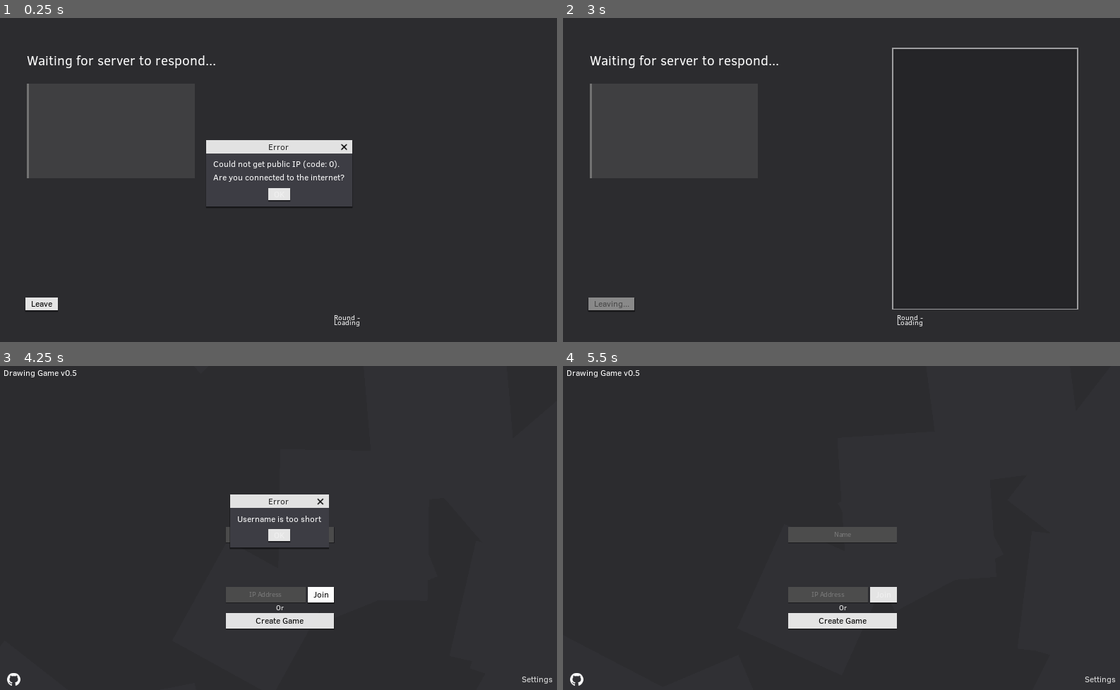
Above: before the commit, frames 1-4 (two rows, left to right).
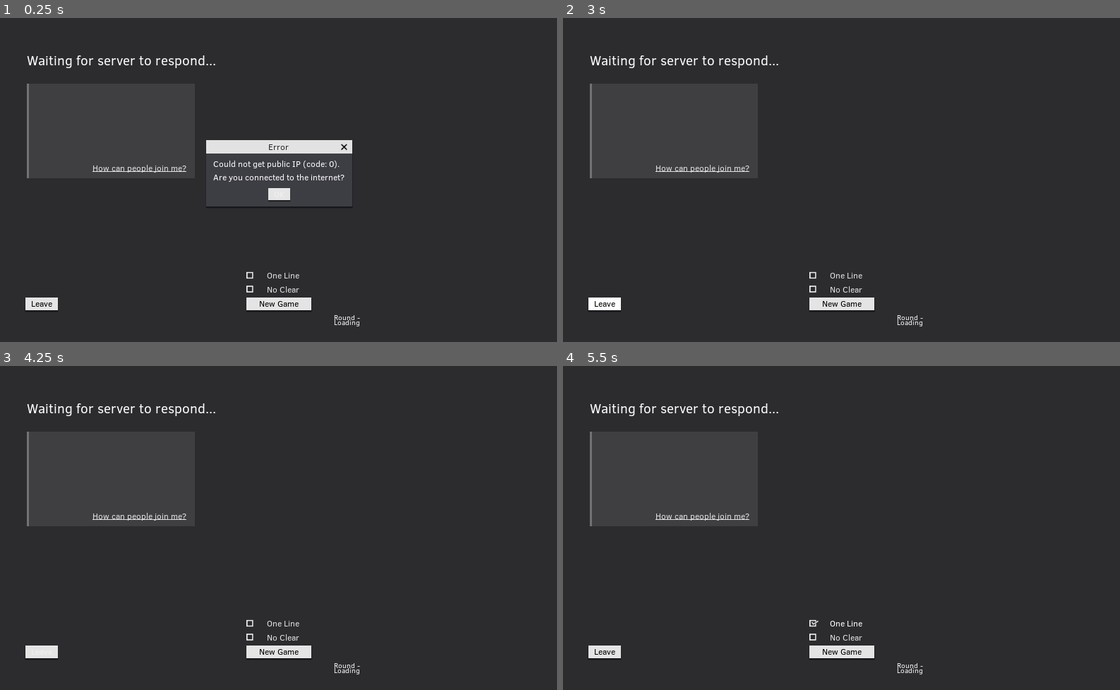
Above: after the commit, the same moments.

Repository: rednir/DrawingGame
Game: Godot game, scene res://Scenes/Game.tscn
Same seed, same stepped clock (60 frames per second), same inputs: the game is played once before the commit and once after it. This scene is started directly instead of the project's main scene. Sound files missing from this copy of the repository are replaced by a short silence.
Inputs (mouse positions are in pixels of both pictures, inside the frame that each line leads up to):
- Up to frame 1 (0.25 s): no input
- Up to frame 2 (3 s): click (841, 303) at 0.5 s, where only the run after the commit has a clickable "New Game"; click (841, 303) at 1.25 s, where only the run after the commit has a clickable "New Game"; click "OK" at 2 s; click "Leave" at 2.75 s
- Up to frame 3 (4.25 s): click (323, 596) at 3.5 s, where only the run before the commit has a clickable "Join"
- Up to frame 4 (5.5 s): click (841, 621) at 4.25 s, where only the run before the commit has a clickable "Create Game"; click (841, 534) at 5 s, where only the run before the commit has a clickable "OK"

The runs differ from the first frame. In frame 1, 0.7% of the frame differs, in the area x 16-56%, y 45-91%; in frame 2, 1.7%; in frame 3, 4.6%, in the area x 0-100%, y 1-99%; in frame 4, 4.5%.
Error in both runs: Invalid call. Nonexistent function 'connect' in base 'Nil'. (res://Scripts/Game/DrawingCanvas.gd:25)

Commit message:
add loading icon

Diff:
--- /dev/null
+++ b/Scenes/LoadingIcon.tscn
@@ -0,0 +1,79 @@
+[gd_scene load_steps=6 format=2]
+
+[ext_resource path="res://Resources/loading.png" type="Texture" id=1]
+[ext_resource path="res://Themes/generic_theme.tres" type="Theme" id=2]
+[ext_resource path="res://Styles/Panel/icon_panel.tres" type="StyleBox" id=3]
+
+[sub_resource type="Animation" id=2]
+resource_name = "out"
+length = 0.3
+tracks/0/type = "value"
+tracks/0/path = NodePath("..:rect_scale")
+tracks/0/interp = 1
+tracks/0/loop_wrap = true
+tracks/0/imported = false
+tracks/0/enabled = true
+tracks/0/keys = {
+"times": PoolRealArray( 0, 0.3 ),
+"transitions": PoolRealArray( 0.3, 1 ),
+"update": 0,
+"values": [ Vector2( 1, 1 ), Vector2( 0.6, 0.6 ) ]
+}
+tracks/1/type = "value"
+tracks/1/path = NodePath("..:modulate")
+tracks/1/interp = 1
+tracks/1/loop_wrap = true
+tracks/1/imported = false
+tracks/1/enabled = true
+tracks/1/keys = {
+"times": PoolRealArray( 0, 0.3 ),
+"transitions": PoolRealArray( 0.5, 1 ),
+"update": 0,
+"values": [ Color( 1, 1, 1, 1 ), Color( 1, 1, 1, 0 ) ]
+}
+
+[sub_resource type="Animation" id=1]
+resource_name = "rotate"
+length = 1.3
+loop = true
+tracks/0/type = "value"
+tracks/0/path = NodePath(".:rotation_degrees")
+tracks/0/interp = 1
+tracks/0/loop_wrap = true
+tracks/0/imported = false
+tracks/0/enabled = true
+tracks/0/keys = {
+"times": PoolRealArray( 0, 0.5, 0.9, 1.3 ),
+"transitions": PoolRealArray( 0.6, 0.6, 0.6, 0.6 ),
+"update": 0,
+"values": [ 0.0, 120.0, 240.0, 360.0 ]
+}
+
+[node name="LoadingRoot" type="Control"]
+margin_right = 100.0
+margin_bottom = 100.0
+theme = ExtResource( 2 )
+__meta__ = {
+"_edit_use_anchors_": false
+}
+
+[node name="AnimationPlayer" type="AnimationPlayer" parent="."]
+root_node = NodePath("../Panel/LoadingIcon")
+autoplay = "rotate"
+anims/out = SubResource( 2 )
+anims/rotate = SubResource( 1 )
+
+[node name="Panel" type="Panel" parent="."]
+margin_left = 945.0
+margin_top = 521.0
+margin_right = 991.0
+margin_bottom = 567.0
+rect_pivot_offset = Vector2( 23, 23 )
+custom_styles/panel = ExtResource( 3 )
+__meta__ = {
+"_edit_use_anchors_": false
+}
+
+[node name="LoadingIcon" type="Sprite" parent="Panel"]
+position = Vector2( 23, 23 )
+texture = ExtResource( 1 )
--- a/Scenes/MainMenu.tscn
+++ b/Scenes/MainMenu.tscn
@@ -147,9 +147,10 @@
 color = Color( 0.192157, 0.192157, 0.207843, 1 )
 
 [node name="MainButtonsContainer" type="VBoxContainer" parent="."]
-margin_left = 414.0
+modulate = Color( 1, 1, 1, 0 )
+margin_left = 614.0
 margin_top = 300.0
-margin_right = 610.0
+margin_right = 810.0
 margin_bottom = 484.0
 __meta__ = {
 "_edit_use_anchors_": false
--- a/Scripts/Game/Game.gd
+++ b/Scripts/Game/Game.gd
@@ -1,17 +1,20 @@
 extends Control
 
 
-#onready var events = $Events
+const LoadingIconScene = preload("res://Scenes/LoadingIcon.tscn")
+
+
 onready var drawing_canvas_node = $DrawingCanvas
 onready var players_list_node = $PlayersListScrollContainer/PanelContainer/PlayersList
 onready var text_round_info_node = $TextRoundInfo
 onready var text_prompt_node = $TextPrompt
-
+onready var loading_icon_instance = LoadingIconScene.instance()
 
 
 
 func _ready():
 	Events.connect("new_data", self, "on_new_data")
+	Client.client.connect("connection_established", self, "on_connected")
 	$ButtonLeave.connect("pressed", self, "on_button_leave_pressed")
 
 	$DrawingCanvas/ContainerButtons.visible = false
@@ -24,11 +27,13 @@
 		$HostTools/GameControlContainer/CheckboxNoClear.connect("toggled", self, "on_host_setting_toggled", ["is_no_clear"])
 		$HostTools/ButtonHelpJoin.connect("pressed", self, "on_button_help_join_pressed")
 
-
-
-#func _process(_delta):
-#	pass
-
+	self.add_child(loading_icon_instance)
+
+
+
+
+func on_connected(_proto = ""):
+	loading_icon_instance.get_node("AnimationPlayer").play("out")
 
 
 
--- a/Scripts/MainMenu/MainMenu.gd
+++ b/Scripts/MainMenu/MainMenu.gd
@@ -2,12 +2,14 @@
 
 
 const SettingsScene = preload("res://Scenes/SettingsMenu.tscn")
+const LoadingIconScene = preload("res://Scenes/LoadingIcon.tscn")
 
 
 onready var text_game_info = $TextGameInfo
 onready var textbox_join = $MainButtonsContainer/JoinContainer/TextboxJoin
 onready var textbox_username = $MainButtonsContainer/TextboxUsername
 onready var main_buttons_animation_player = $MainButtonsContainer/MainButtonsAnimation
+onready var loading_icon_instance = LoadingIconScene.instance()
 
 
 var settings_instance
@@ -26,6 +28,7 @@
 
 	if Server.public_ip == null:
 		Server.ip_http_req.connect("request_completed", self, "on_ip_got")
+		self.add_child(loading_icon_instance)
 	else:
 		on_ip_got(null, null, null, null)
 
@@ -33,9 +36,14 @@
 
 
 
+
+
 func on_ip_got(_result, _response_code, _headers, _body):
 	main_buttons_animation_player.play("in")
+	if loading_icon_instance != null:		# might cause crashes in release build
+		loading_icon_instance.get_node("AnimationPlayer").play("out")
 	$BottomButtonsContainer.visible = true
+
 
 
 
--- /dev/null
+++ b/Styles/Panel/icon_panel.tres
@@ -0,0 +1,8 @@
+[gd_resource type="StyleBoxFlat" format=2]
+
+[resource]
+bg_color = Color( 0, 0, 0, 0.509804 )
+corner_radius_top_left = 10
+corner_radius_top_right = 10
+corner_radius_bottom_right = 10
+corner_radius_bottom_left = 10
Binary file added: Resources/loading.png
